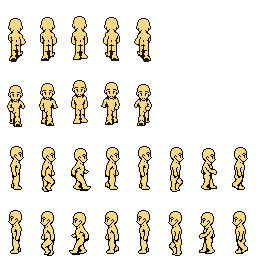
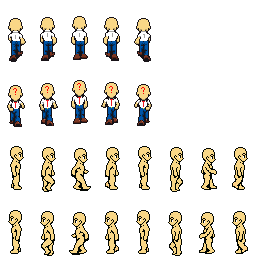
Revision of a layered 256x256 image; what changed, layer by layer:
added layer "Layer 3" above "Layer 1" over left=8, top=26, right=151, bottom=126
